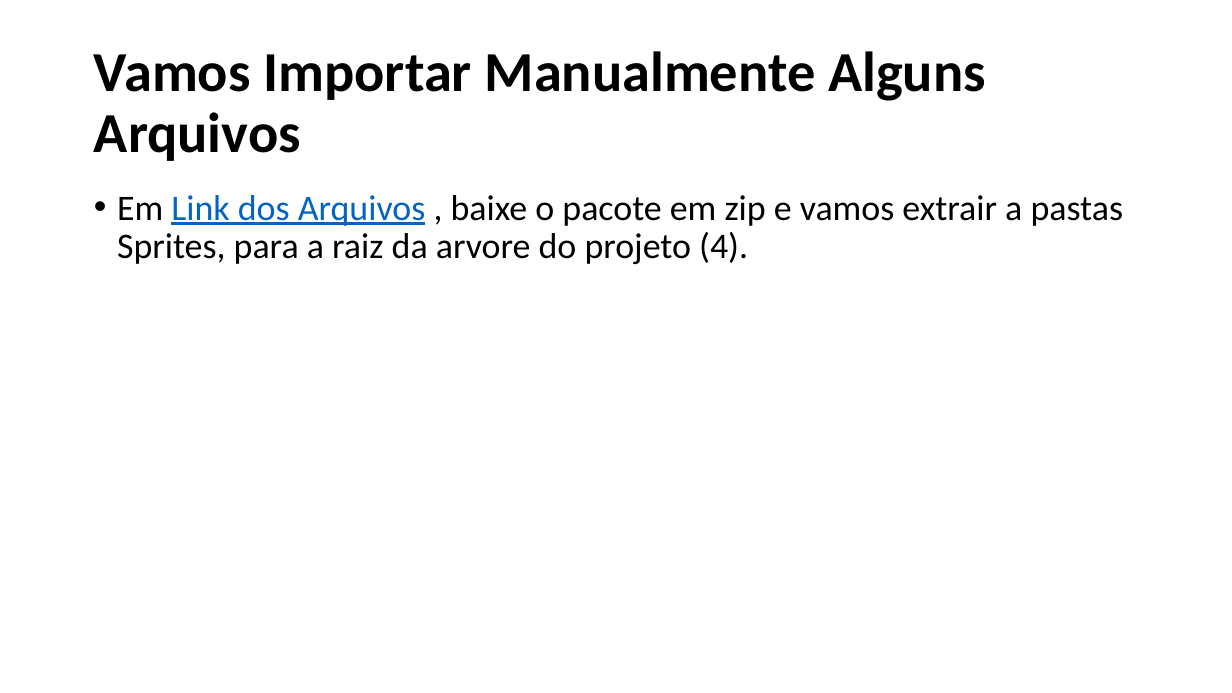
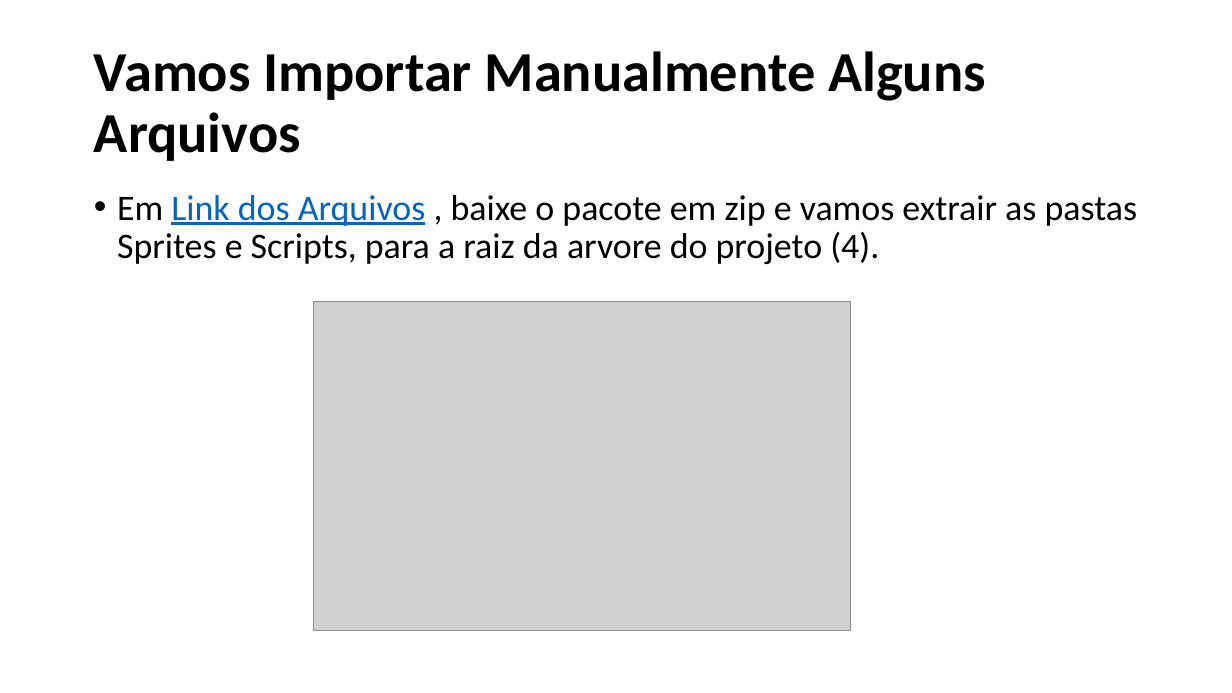
Before and after one commit to fmflavio/page, a slide deck: slide 6 of downloads/Arcanoid Generico.pptx. Drawn at 1232x693 pixels with LibreOffice and Linux fonts; fonts in the diff are those of the drawing; grey boxes stand for pictures. Boxes give left, top, right and bottom in pixels: in the first picture for what was removed or moved away, otherwise in the second. Text is boxed around its words. In the diff, an @@ line names an element or a change of style, - is before the commit and + after.

```diff
--- a/downloads/Arcanoid Generico.pptx
+++ b/downloads/Arcanoid Generico.pptx
@@ text at box(117, 195, 1138, 264): text changed @@
-• Em Link dos Arquivos , baixe o pacote em zip e vamos extrair a pastas Sprites, para a raiz da arvore do projeto (4).
+• Em Link dos Arquivos , baixe o pacote em zip e vamos extrair as pastas Sprites e Scripts, para a raiz da arvore do projeto (4).
@@ picture added at box(313, 301, 850, 631) @@
```
Also in this commit, not shown: 9 other slides changed, 1 slide added, 2 other files.
